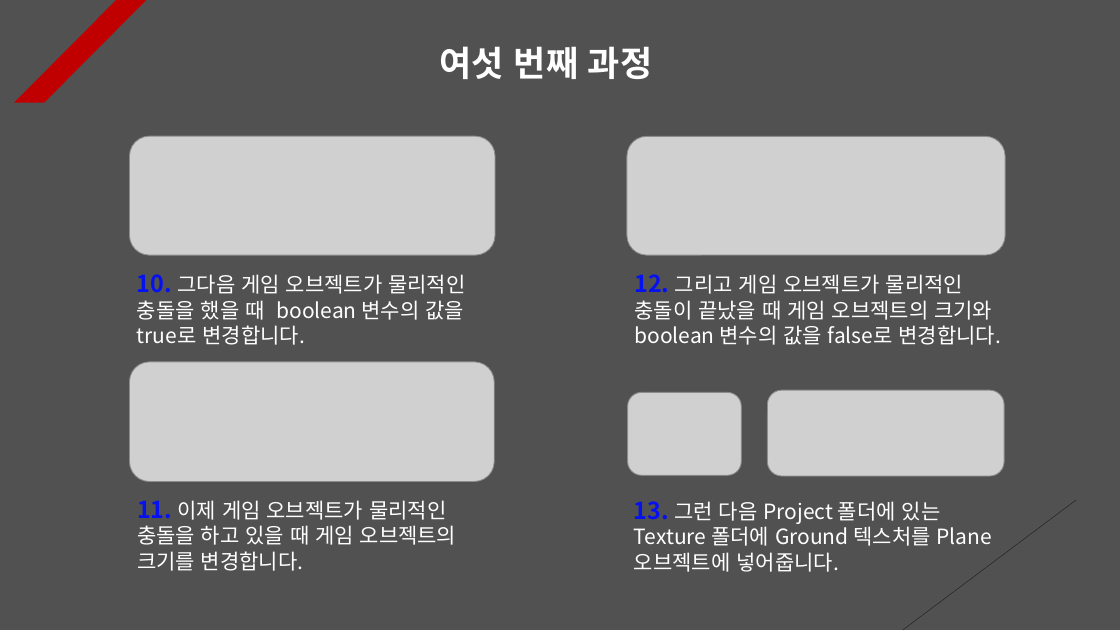
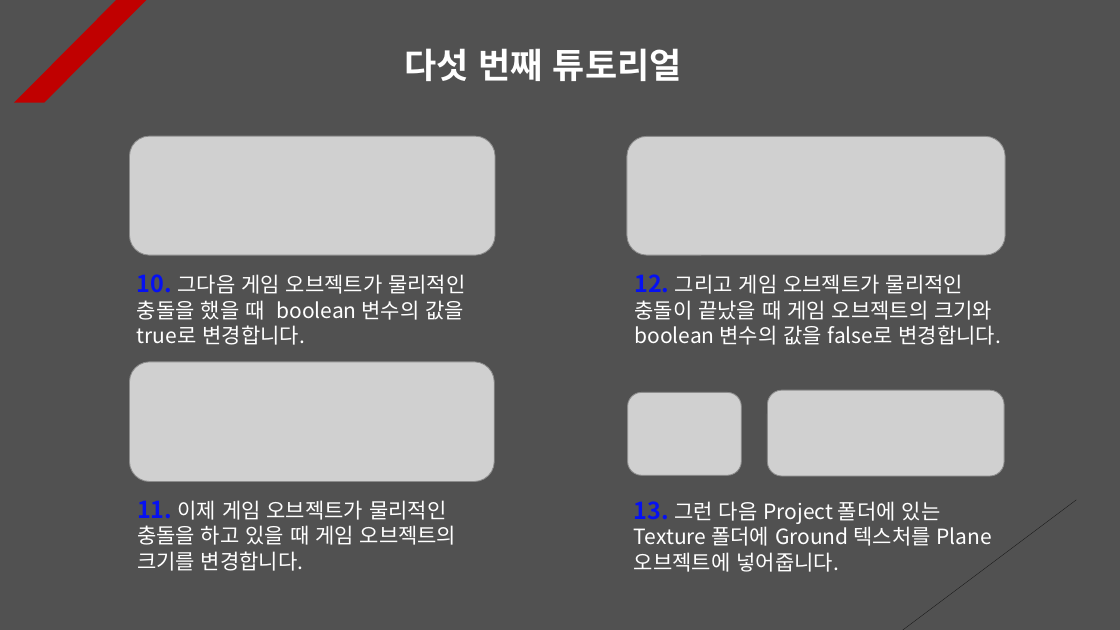
Before and after one commit to Unity2033/3D-UnityEngine, a slide deck: slide 5 of Assets/Class/Collision/PPT Data/Collision Example.pptx. Drawn at 1120x630 pixels with LibreOffice and Linux fonts; fonts in the diff are those of the drawing; grey boxes stand for pictures. Boxes give left, top, right and bottom in pixels: in the first picture for what was removed or moved away, otherwise in the second. Text is boxed around its words. In the diff, an @@ line names an element or a change of style, - is before the commit and + after.

```diff
--- a/Assets/Class/Collision/PPT Data/Collision Example.pptx
+++ b/Assets/Class/Collision/PPT Data/Collision Example.pptx
@@ text at bbox=[405, 48, 682, 81]: text changed @@
-여섯 번째 과정
+다섯 번째 튜토리얼
```
Also in this commit, not shown: 4 other slides changed, 1 slide added, 5 other files.
